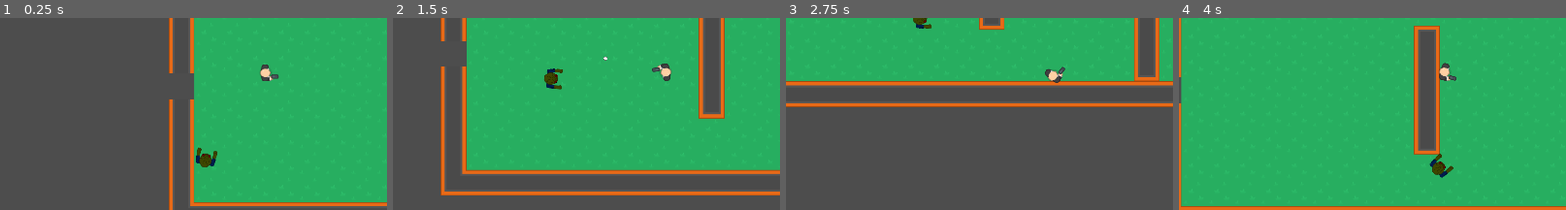
Above: before the commit, frames 1-4 (left to right).
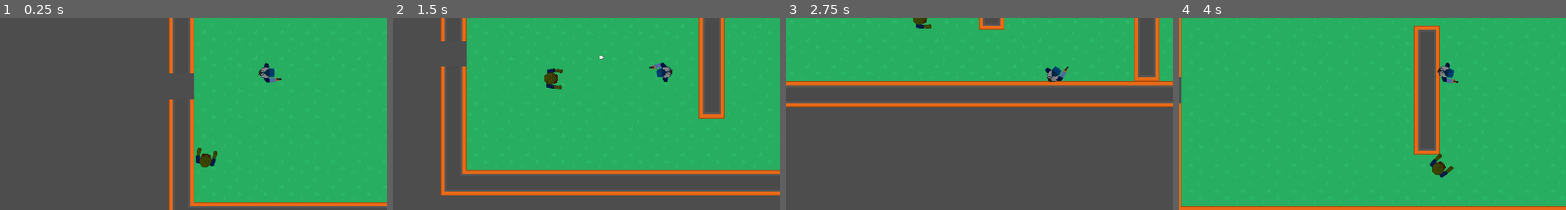
Above: after the commit, the same moments.

Repository: luuismrtn/desolation-zombie
Game: Godot game, scene res://Escenas/casa.tscn
Same seed, same stepped clock (60 frames per second), same inputs: the game is played once before the commit and once after it.
Inputs (mouse positions are % of the whole screen's width and height, from its top left):
- Up to frame 1 (0.25 s): no input
- Up to frame 2 (1.5 s): tap Enter at 0.5 s; move the mouse to (72, 51) at 0.52 s; hold D (right) 0.53-1.28 s; click (72, 51) at 0.6 s; move the mouse to (30, 62) at 1.27 s; hold S (down) from 1.28 s (still down); click (30, 62) at 1.35 s
- Up to frame 3 (2.75 s): move the mouse to (60, 32) at 2.02 s; release S (down) at 2.03 s; hold D (right) from 2.03 s (still down); click (60, 32) at 2.1 s
- Up to frame 4 (4 s): move the mouse to (45, 79) at 2.77 s; release D (right) at 2.78 s; hold W (up) 2.78-3.53 s; click (45, 79) at 2.85 s; move the mouse to (80, 74) at 3.52 s; hold A (left) from 3.53 s (still down); click (80, 74) at 3.6 s
The pictures show only the part of the screen within x 15-65%, y 42-92%; the shares and areas given below are measured in that part.

The runs differ from the first frame. In frame 1, 0.4% of the frame differs, in the area x 66-73%, y 23-34%; in frame 2, 0.4%, in the area x 53-73%, y 19-34%; in frame 3, 0.4%; in frame 4, 0.4%.

Commit message:
Creada escena carretera vacia y añadidas texturas del jugador y alguna del suelo

Diff:
--- /dev/null
+++ b/Escenas/Carretera.tscn
@@ -0,0 +1,3 @@
+[gd_scene format=3 uid="uid://dmrnyfhk4hsgi"]
+
+[node name="Carretera" type="Node2D"]
--- a/Escenas/casa.tscn
+++ b/Escenas/casa.tscn
@@ -1573,9 +1573,6 @@
 26:18/0 = 0
 26:18/0/physics_layer_0/linear_velocity = Vector2(0, 0)
 26:18/0/physics_layer_0/angular_velocity = 0.0
-0:19/0 = 0
-0:19/0/physics_layer_0/linear_velocity = Vector2(0, 0)
-0:19/0/physics_layer_0/angular_velocity = 0.0
 1:19/0 = 0
 1:19/0/physics_layer_0/linear_velocity = Vector2(0, 0)
 1:19/0/physics_layer_0/angular_velocity = 0.0
--- a/Escenas/player.tscn
+++ b/Escenas/player.tscn
@@ -1,7 +1,7 @@
 [gd_scene load_steps=4 format=3 uid="uid://d07lovjii042w"]
 
 [ext_resource type="Script" path="res://Scripts/Player.gd" id="1_s80hl"]
-[ext_resource type="Texture2D" uid="uid://nwb0a1vaxwtf" path="res://Sprites/kenney_top-down-shooter/PNG/Hitman 1/hitman1_gun.png" id="2_o55cn"]
+[ext_resource type="Texture2D" uid="uid://cqk6g2dqb3otj" path="res://Sprites/Jugador con pistola.png" id="2_ervn2"]
 
 [sub_resource type="CircleShape2D" id="CircleShape2D_fr8lq"]
 radius = 22.0
@@ -11,12 +11,13 @@
 script = ExtResource("1_s80hl")
 
 [node name="PlayerSkin" type="Sprite2D" parent="."]
-texture = ExtResource("2_o55cn")
+rotation = -1.5708
+texture = ExtResource("2_ervn2")
 
 [node name="CollisionShape2D" type="CollisionShape2D" parent="."]
 position = Vector2(1, 0)
 shape = SubResource("CircleShape2D_fr8lq")
 
 [node name="Marker2D" type="Marker2D" parent="."]
-position = Vector2(24, 9)
+position = Vector2(34, 15)
 gizmo_extents = 6.5
Binary file added: Sprites/Baldosas.png
Not shown, added: Sprites/Baldosas.png.import
Binary file added: Sprites/Jugador con pistola.png
Not shown, added: Sprites/Jugador con pistola.png.import
Binary file added: Sprites/baldosas con charco.png
Not shown, added: Sprites/baldosas con charco.png.import
